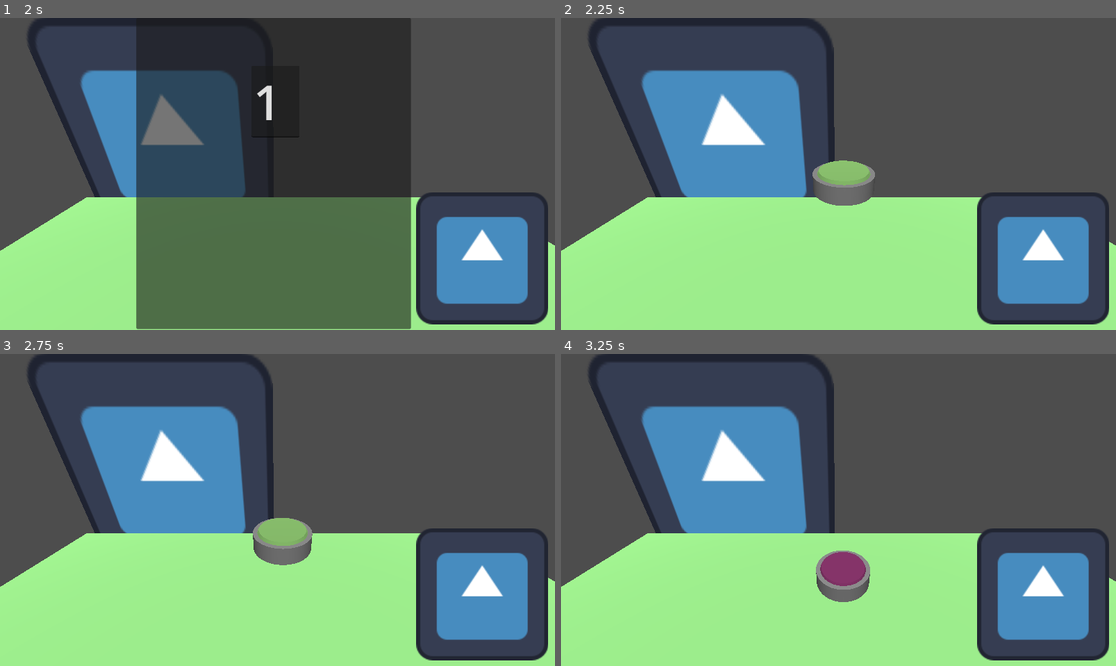
Above: before the commit, frames 1-4 (two rows, left to right).
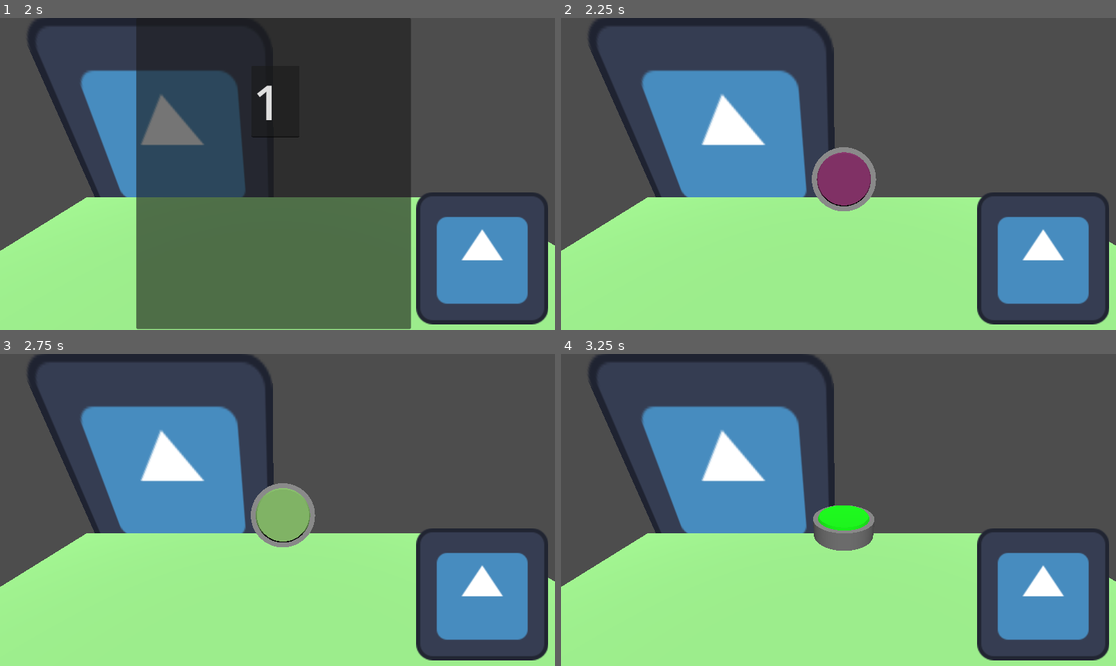
Above: after the commit, the same moments.

Repository: Ramongpou/CoinGame
Game: Godot game, scene res://Scenes/main_game.tscn
The game is run twice, just before and just after one commit, with the same random seed, the same clock (stepped at 60 frames per second) and the same inputs. The engine's default icon, where the game draws it, is replaced by a stand-in: a white triangle on a blue panel in a dark square.
Inputs (mouse positions are in pixels of both pictures, inside the frame that each line leads up to):
- Up to frame 1 (2 s): click "PLAY" at 0.5 s; tap Enter at 1.25 s; move the mouse to (399, 158) at 1.27 s; click (399, 158) at 1.42 s
- Up to frame 2 (2.25 s): tap Space at 2 s; move the mouse to (727, 189) at 2.02 s; click (727, 189) at 2.17 s
- Up to frame 3 (2.75 s): no input
- Up to frame 4 (3.25 s): move the mouse to (894, 441) at 2.77 s; click (894, 441) at 2.92 s

Frame 1 is identical in both runs. In frame 2, 1.8% of the frame differs, in the area x 45-57%, y 41-62%; in frame 3, 2.0%; in frame 4, 2.6%, in the area x 45-57%, y 48-80%.

Commit message:
CoinChecker Added

Diff:
--- /dev/null
+++ b/ProyectileGenerator.gd
@@ -0,0 +1,31 @@
+extends Control
+
+@export var Proyectile : PackedScene
+var minY : int = 100
+var maxY : int = 500
+var StartX : int = -70
+var minProytl : int = 3
+var maxProytl : int = 10
+# Called when the node enters the scene tree for the first time.
+func _ready():
+	await get_tree().create_timer(randi_range(3,8)).timeout
+	Proyectile_Spell()
+	pass # Replace with function body.
+
+
+# Called every frame. 'delta' is the elapsed time since the previous frame.
+func _process(delta):
+	pass
+
+func Proyectile_Spell():
+	var randi : int  = randi_range(minProytl, maxProytl)
+	for n in randi:
+		Create_Proyectile()
+	await get_tree().create_timer(randi_range(4,8)).timeout
+	Proyectile_Spell()
+
+func Create_Proyectile():
+	var tempProyectile = Proyectile.instantiate()
+	add_child(tempProyectile)
+	tempProyectile.position.x = StartX
+	tempProyectile.position.y = randi_range(minY,maxY)
--- a/Scenes/Coin.tscn
+++ b/Scenes/Coin.tscn
@@ -82,7 +82,7 @@
 [node name="CollisionShape3D" type="CollisionShape3D" parent="."]
 shape = SubResource("CylinderShape3D_eg1b1")
 
-[node name="Area3D" type="Area3D" parent="."]
+[node name="Area3D" type="Area3D" parent="." groups=["Coin"]]
 
 [node name="CollisionShape3D" type="CollisionShape3D" parent="Area3D"]
 shape = SubResource("CylinderShape3D_16asj")
--- /dev/null
+++ b/Scenes/Proyectile.tscn
@@ -0,0 +1,11 @@
+[gd_scene load_steps=2 format=3 uid="uid://bvgnvel6r01f7"]
+
+[ext_resource type="Script" path="res://Scripts/Proyectile.gd" id="1_op2sh"]
+
+[node name="Proyectile" type="Button"]
+z_index = 2
+offset_right = 100.0
+offset_bottom = 100.0
+script = ExtResource("1_op2sh")
+
+[connection signal="button_down" from="." to="." method="_on_button_down"]
--- a/Scenes/main_game.tscn
+++ b/Scenes/main_game.tscn
@@ -1,8 +1,10 @@
-[gd_scene load_steps=13 format=3 uid="uid://ddd1vjs2alur6"]
+[gd_scene load_steps=16 format=3 uid="uid://ddd1vjs2alur6"]
 
 [ext_resource type="Script" path="res://Scripts/MainGame.gd" id="1_6ldtg"]
 [ext_resource type="PackedScene" uid="uid://cmbh87lmu5bvy" path="res://Scenes/Coin.tscn" id="1_hqeiw"]
 [ext_resource type="Texture2D" uid="uid://b2ygv72aqcqxm" path="res://icon.svg" id="2_13343"]
+[ext_resource type="Script" path="res://ProyectileGenerator.gd" id="4_7ufgg"]
+[ext_resource type="PackedScene" uid="uid://bvgnvel6r01f7" path="res://Scenes/Proyectile.tscn" id="4_biv7a"]
 
 [sub_resource type="StandardMaterial3D" id="StandardMaterial3D_xbufq"]
 albedo_color = Color(0.647059, 0.988235, 0.576471, 1)
@@ -35,6 +37,45 @@
 "speed": 5.0
 }]
 
+[sub_resource type="Animation" id="Animation_ca6nk"]
+length = 0.001
+tracks/0/type = "value"
+tracks/0/imported = false
+tracks/0/enabled = true
+tracks/0/path = NodePath("Control/Start_Panel/Button:visible")
+tracks/0/interp = 1
+tracks/0/loop_wrap = true
+tracks/0/keys = {
+"times": PackedFloat32Array(0),
+"transitions": PackedFloat32Array(1),
+"update": 1,
+"values": [false]
+}
+tracks/1/type = "value"
+tracks/1/imported = false
+tracks/1/enabled = true
+tracks/1/path = NodePath("Control/Start_Panel/TextEdit:text")
+tracks/1/interp = 1
+tracks/1/loop_wrap = true
+tracks/1/keys = {
+"times": PackedFloat32Array(0),
+"transitions": PackedFloat32Array(1),
+"update": 1,
+"values": ["2"]
+}
+tracks/2/type = "value"
+tracks/2/imported = false
+tracks/2/enabled = true
+tracks/2/path = NodePath("Control/Start_Panel:visible")
+tracks/2/interp = 1
+tracks/2/loop_wrap = true
+tracks/2/keys = {
+"times": PackedFloat32Array(0),
+"transitions": PackedFloat32Array(1),
+"update": 1,
+"values": [true]
+}
+
 [sub_resource type="Animation" id="Animation_oxtyv"]
 resource_name = "start_Coin"
 length = 1.5
@@ -89,45 +130,6 @@
 }]
 }
 
-[sub_resource type="Animation" id="Animation_ca6nk"]
-length = 0.001
-tracks/0/type = "value"
-tracks/0/imported = false
-tracks/0/enabled = true
-tracks/0/path = NodePath("Control/Start_Panel/Button:visible")
-tracks/0/interp = 1
-tracks/0/loop_wrap = true
-tracks/0/keys = {
-"times": PackedFloat32Array(0),
-"transitions": PackedFloat32Array(1),
-"update": 1,
-"values": [false]
-}
-tracks/1/type = "value"
-tracks/1/imported = false
-tracks/1/enabled = true
-tracks/1/path = NodePath("Control/Start_Panel/TextEdit:text")
-tracks/1/interp = 1
-tracks/1/loop_wrap = true
-tracks/1/keys = {
-"times": PackedFloat32Array(0),
-"transitions": PackedFloat32Array(1),
-"update": 1,
-"values": ["2"]
-}
-tracks/2/type = "value"
-tracks/2/imported = false
-tracks/2/enabled = true
-tracks/2/path = NodePath("Control/Start_Panel:visible")
-tracks/2/interp = 1
-tracks/2/loop_wrap = true
-tracks/2/keys = {
-"times": PackedFloat32Array(0),
-"transitions": PackedFloat32Array(1),
-"update": 1,
-"values": [true]
-}
-
 [sub_resource type="Animation" id="Animation_hpyu3"]
 resource_name = "start_game"
 tracks/0/type = "value"
@@ -174,6 +176,9 @@
 "start_game": SubResource("Animation_hpyu3")
 }
 
+[sub_resource type="BoxShape3D" id="BoxShape3D_0qd33"]
+size = Vector3(4.10565, 1.15423, 15.2801)
+
 [node name="MainGame" type="Node3D"]
 script = ExtResource("1_6ldtg")
 Coin = ExtResource("1_hqeiw")
@@ -185,14 +190,14 @@
 [node name="DirectionalLight3D" type="DirectionalLight3D" parent="."]
 transform = Transform3D(1, 0, 0, 0, 0.515621, 0.856817, 0, -0.856817, 0.515621, -2.16726, 0, 0)
 
-[node name="StaticBody3D" type="StaticBody3D" parent="."]
+[node name="Floor" type="StaticBody3D" parent="."]
 transform = Transform3D(1.5, 0, 0, 0, 1.5, 0, 0, 0, 1.5, 0, 0, 3.6487)
 
-[node name="MeshInstance3D" type="MeshInstance3D" parent="StaticBody3D"]
+[node name="MeshInstance3D" type="MeshInstance3D" parent="Floor"]
 transform = Transform3D(3.59021, 0, 0, 0, 1, 0, 0, 0, 3.67494, 0, 0, 0)
 mesh = SubResource("PlaneMesh_0s385")
 
-[node name="CollisionShape3D" type="CollisionShape3D" parent="StaticBody3D"]
+[node name="CollisionShape3D" type="CollisionShape3D" parent="Floor"]
 shape = SubResource("BoxShape3D_apvu0")
 
 [node name="Control" type="Control" parent="."]
@@ -247,4 +252,20 @@
 "": SubResource("AnimationLibrary_54crf")
 }
 
+[node name="ProyectileGenerator" type="Control" parent="."]
+layout_mode = 3
+anchors_preset = 0
+offset_right = 40.0
+offset_bottom = 40.0
+script = ExtResource("4_7ufgg")
+Proyectile = ExtResource("4_biv7a")
+
+[node name="CoinChecker" type="Area3D" parent="."]
+transform = Transform3D(1, 0, 0, 0, 1, 0, 0, 0, 1, 0, 0, 0.623936)
+
+[node name="CollisionShape3D" type="CollisionShape3D" parent="CoinChecker"]
+transform = Transform3D(1, 0, 0, 0, 1, 0, 0, 0, 1, 0, -0.520558, 0)
+shape = SubResource("BoxShape3D_0qd33")
+
 [connection signal="button_down" from="Control/Start_Panel/Button" to="." method="play_clicked"]
+[connection signal="area_entered" from="CoinChecker" to="." method="_on_coin_checker_area_entered"]
--- a/Scripts/Coin.gd
+++ b/Scripts/Coin.gd
@@ -17,7 +17,7 @@
 func _ready():
 	StartPosition = position
 	CanClick = true
-	#first_push()
+	first_push()
 	pass # Replace with function body.
 
 
--- a/Scripts/MainGame.gd
+++ b/Scripts/MainGame.gd
@@ -23,3 +23,9 @@
 	add_child(tempCoin)
 	tempCoin.position.x = 0
 	tempCoin.position.y = 1.5
+
+
+
+func _on_coin_checker_area_entered(area):
+	if area.is_in_group("Coin"):
+		print("Seguro?")
--- /dev/null
+++ b/Scripts/Proyectile.gd
@@ -0,0 +1,18 @@
+extends Button
+
+
+# Called when the node enters the scene tree for the first time.
+var speed : int = 200
+func _ready():
+	pass # Replace with function body.
+
+
+# Called every frame. 'delta' is the elapsed time since the previous frame.
+func _process(delta):
+	position.x += speed * delta
+	if position.x >= 1300:
+		_on_button_down()
+
+
+func _on_button_down():
+	queue_free()
